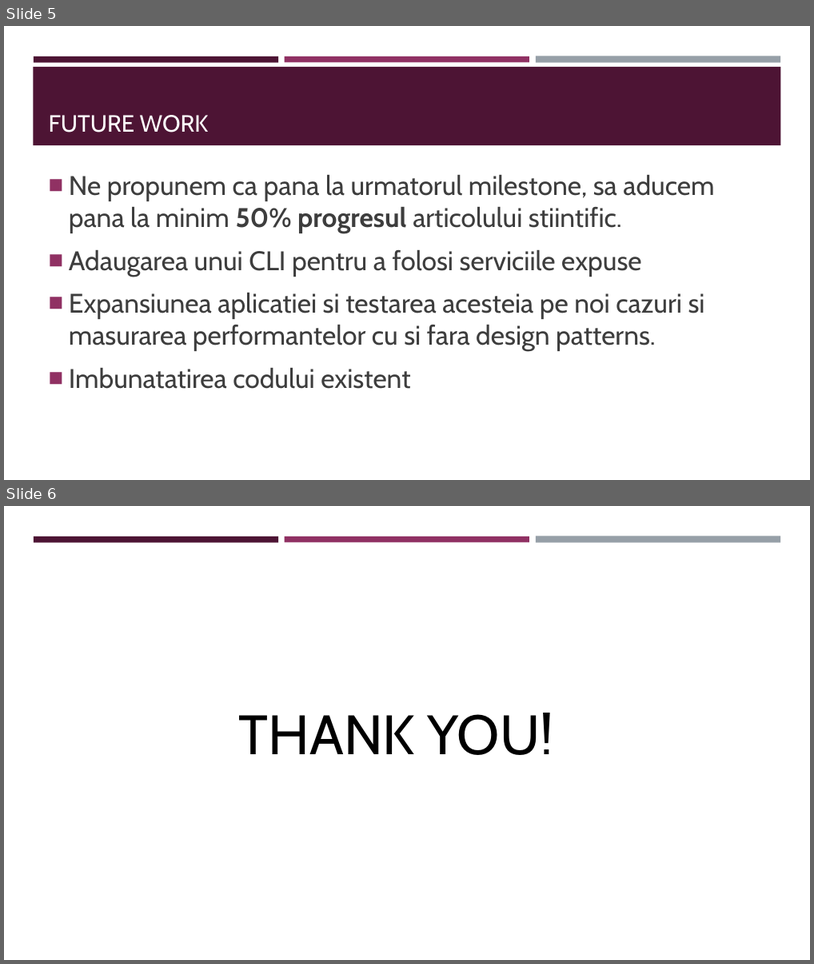
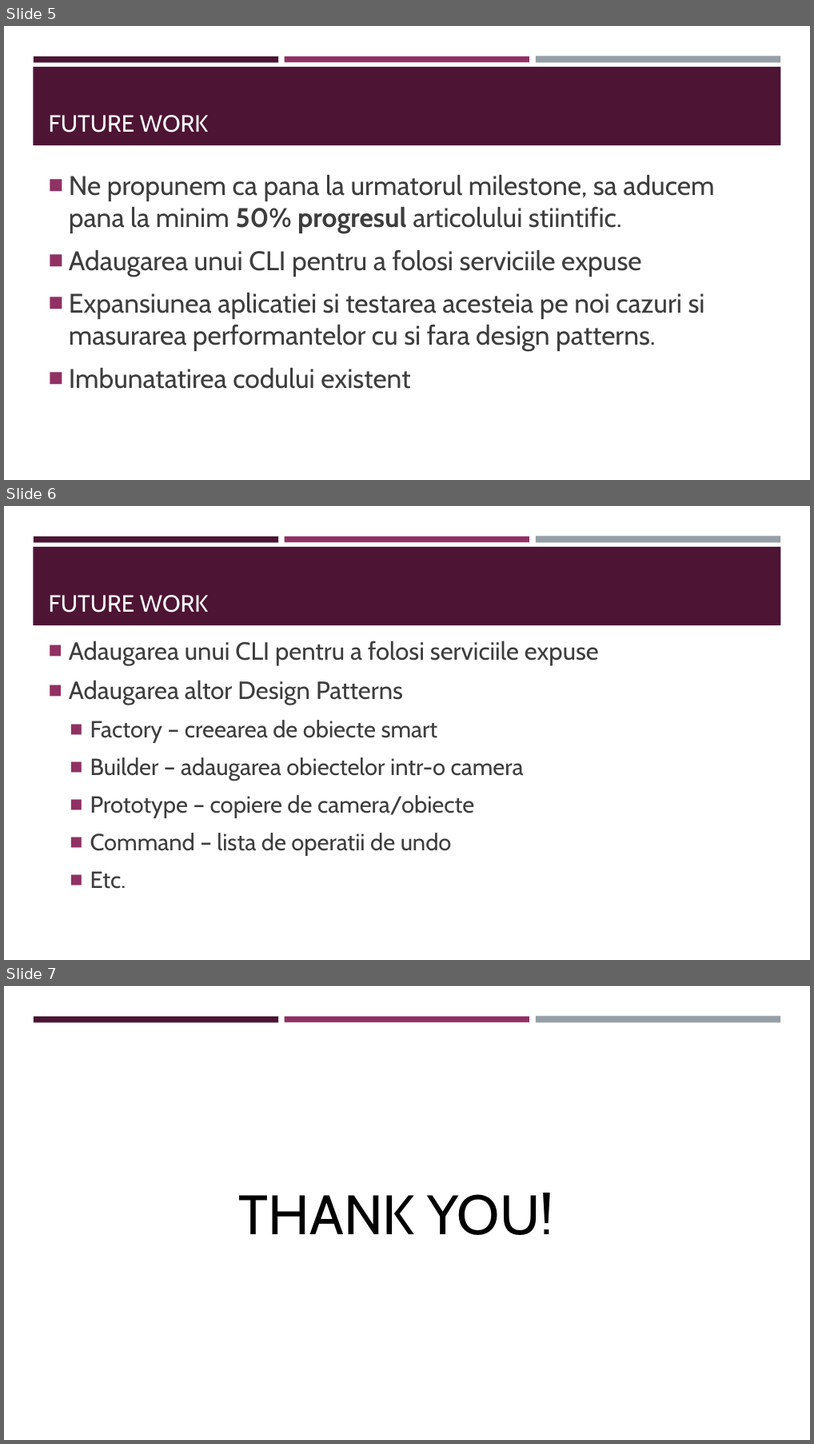
Before and after one commit to siot12/SASPS-Project, a slide deck: docs/Milestone 2.pptx. Shown one above the other, each under a label of ours: slides 5 and 6 before the commit, slides 5, 6 and 7 after it. The pictures are 814x964 and 814x1444 pixels, drawn with LibreOffice and Linux fonts; fonts in the diff are those of the drawing. Boxes give left, top, right and bottom in pixels: in the first picture for what was removed or moved away, otherwise in the second. Text is boxed around its words. In the diff, an @@ line names an element or a change of style, - is before the commit and + after.

```diff
--- a/docs/Milestone 2.pptx
+++ b/docs/Milestone 2.pptx
@@ slide 6 added at [4,506,810,960], background #FFFFFF; not listed: 4 template elements that a slide beside it also shows @@
@@ title added at [49,595,209,612], 28 pt, text #FFFFFF @@
+FUTURE WORK
@@ text added at [69,640,599,888], 27.8 pt, text #3D3D3D @@
+■ Adaugarea unui CLI pentru a folosi serviciile expuse
+■ Adaugarea altor Design Patterns
+  ■ Factory – creearea de obiecte smart
+  ■ Builder – adaugarea obiectelor intr-o camera
+  ■ Prototype – copiere de camera/obiecte
+  ■ Command – lista de operatii de undo
+  ■ Etc.
@@ what was slide 6 is now slide 7 @@
```
Also in this commit, not shown: 1 slide changed.
